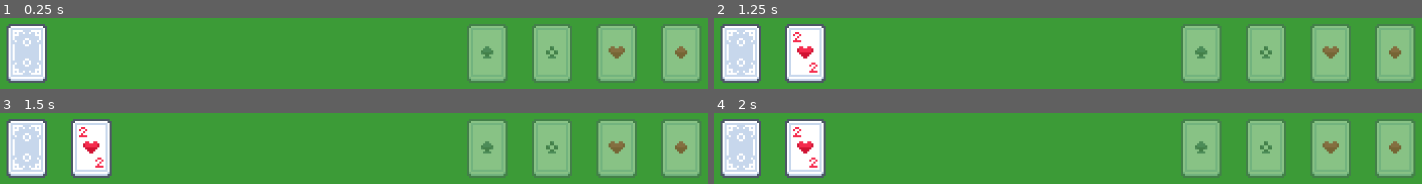
Above: before the commit, frames 1-4 (two rows, left to right).
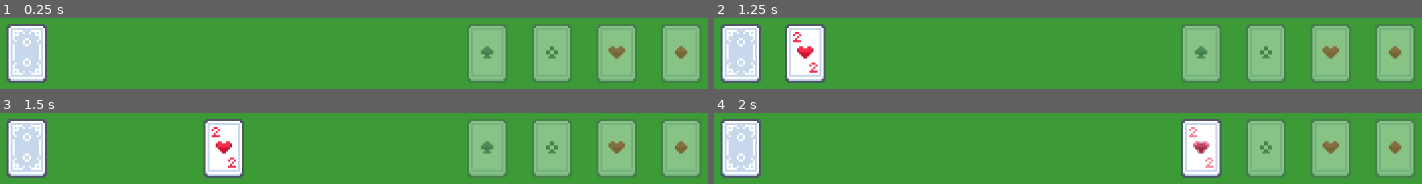
Above: after the commit, the same moments.

Repository: w-dib/Solitaire
Game: Godot game, scene res://scenes/world.tscn
The game is run twice, just before and just after one commit, with the same random seed, the same clock (stepped at 60 frames per second) and the same inputs.
Inputs (mouse positions are in pixels of both pictures, inside the frame that each line leads up to):
- Up to frame 1 (0.25 s): no input
- Up to frame 2 (1.25 s): tap Enter at 0.5 s; drag from (742, 52) to (1202, 52) at 0.52 s
- Up to frame 3 (1.5 s): tap Space at 1.25 s; drag from (92, 147) to (488, 147) at 1.27 s
- Up to frame 4 (2 s): no input

Frames 1-2 are identical in both runs. In frame 3, 9.6% of the frame differs, in the area x 10-35%, y 8-92%; in frame 4, 9.4%.

Commit message:
Cards are draggable based on z-index

Diff:
--- a/scenes/card.tscn
+++ b/scenes/card.tscn
@@ -23,8 +23,4 @@
 [node name="CollisionShape2D" type="CollisionShape2D" parent="."]
 shape = SubResource("RectangleShape2D_d81rb")
 
-[connection signal="area_entered" from="." to="." method="_on_area_entered"]
-[connection signal="area_exited" from="." to="." method="_on_area_exited"]
 [connection signal="input_event" from="." to="." method="_on_input_event"]
-[connection signal="mouse_entered" from="." to="." method="_on_mouse_entered"]
-[connection signal="mouse_exited" from="." to="." method="_on_mouse_exited"]
--- a/scripts/card.gd
+++ b/scripts/card.gd
@@ -27,6 +27,10 @@
 var color: CardColor
 var rank: CardRank
 
+# Variables for card movement
+var click_position := Vector2.ZERO
+var is_dragging := false
+
 # References to Sprite2D nodes
 @onready var face_down: Sprite2D = %face_down
 @onready var face_up: Sprite2D = %face_up
@@ -39,6 +43,10 @@
 	# Initialize the card to show back
 	show_back()
 
+func _process(delta):
+	if is_dragging:
+		global_position = get_global_mouse_position() - click_position
+
 func show_front() -> void:
 	face_up.visible = true
 	face_down.visible = false
@@ -46,6 +54,29 @@
 func show_back() -> void:
 	face_up.visible = false
 	face_down.visible = true
+
+func _on_input_event(viewport: Node, event: InputEvent, shape_idx: int) -> void:
+	if event.is_action_pressed("Click"):
+		var parameters: PhysicsPointQueryParameters2D = PhysicsPointQueryParameters2D.new()
+		parameters.position = event.position
+		parameters.collide_with_areas = true
+		var objects_clicked = get_world_2d().direct_space_state.intersect_point(parameters)
+		var colliders = objects_clicked.map(
+			func(dict):
+				return dict.collider
+		)
+
+		colliders.sort_custom(
+			func(collider_1, collider_2):
+				return collider_1.z_index < collider_2.z_index
+		)
+		if colliders[-1] == self:
+			is_dragging = true
+			click_position = get_local_mouse_position()
+
+func _input(event: InputEvent) -> void:
+	if event.is_action_released("Click"):
+		is_dragging = false
 
 func set_card_properties(texture_name: String) -> void:
 	# Parse texture_name to set suit, color, and rank using begins_with
